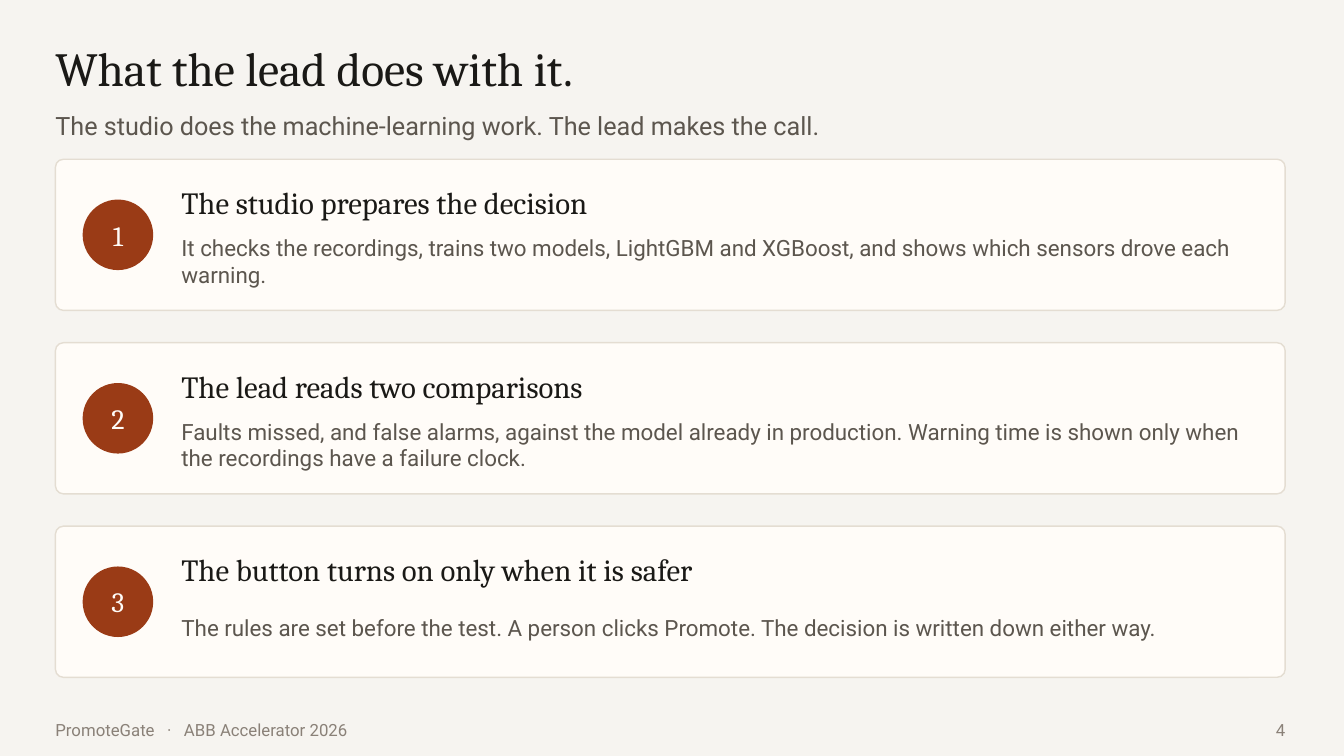
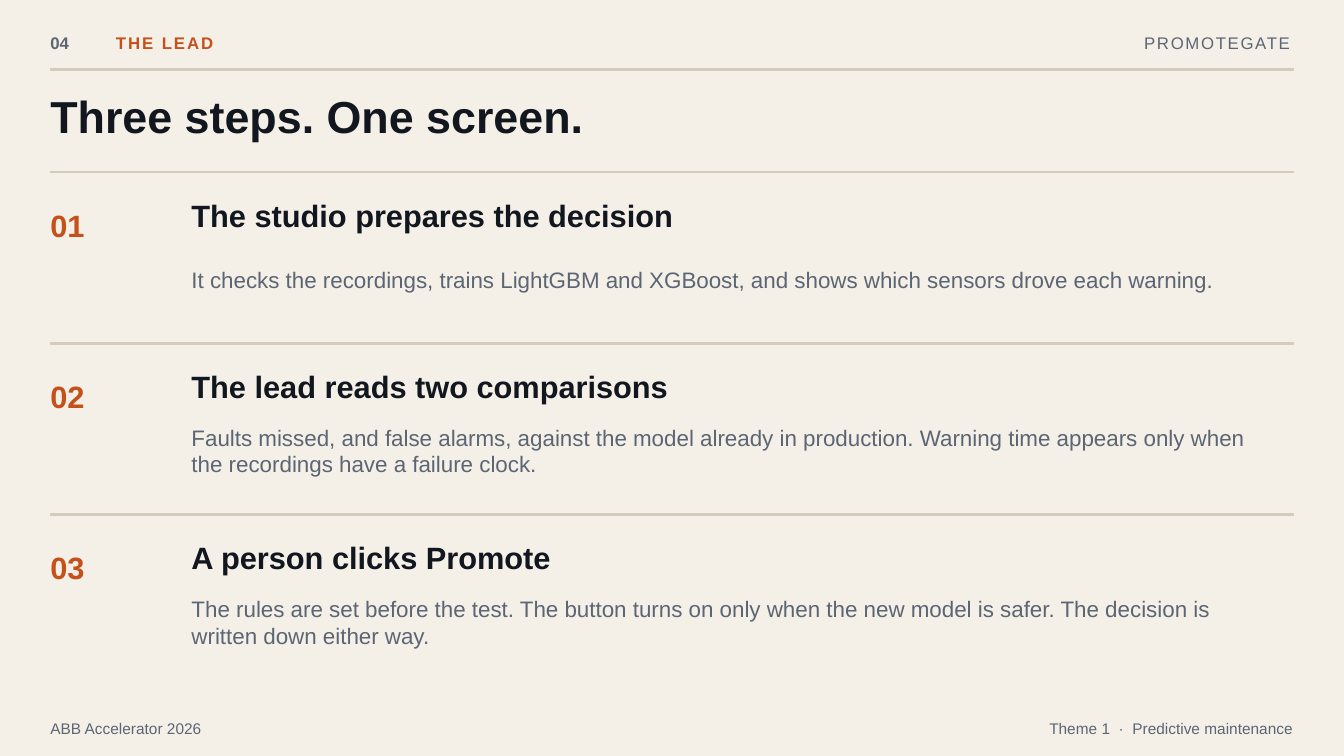
Before and after one commit to dhamariT/promotegate, a slide deck: slide 4 of pitch/PromoteGate-ABB-Accelerator.pptx. Drawn at 1344x756 pixels with LibreOffice and Linux fonts; fonts in the diff are those of the drawing. Boxes give left, top, right and bottom in pixels: in the first picture for what was removed or moved away, otherwise in the second. Text is boxed around its words. In the diff, an @@ line names an element or a change of style, - is before the commit and + after.

```diff
--- a/pitch/PromoteGate-ABB-Accelerator.pptx
+++ b/pitch/PromoteGate-ABB-Accelerator.pptx
@@ background #F6F4F0 to #F4F0E8 @@
@@ text added at (837,28,1291,56), 12 pt, text #5C6573 @@
+PROMOTEGATE
@@ text added at (50,37,69,49), 12 pt, text #5C6573, bold @@
+04
@@ text removed at (55,53,573,87) @@
-What the lead does with it.
@@ text at (116,37,213,49): text changed; size 18 to 12 pt; font Roboto to Arial; text colour #5C564E to #C4501A; bold on @@
-The studio does the machine-learning work. The lead makes the call.
+THE LEAD
@@ rectangle added at (50,69,1294,70), fill #D5CBBC, outline #D5CBBC 1 pt @@
@@ text added at (50,100,583,142), 32 pt, text #12171F, bold @@
+Three steps. One screen.
@@ rectangle added at (50,171,1294,172), fill #D5CBBC, outline #D5CBBC 1 pt @@
@@ rounded rectangle removed at (55,159,1286,311) @@
@@ ellipse removed at (83,200,153,270) @@
@@ text "The studio prepares the decision" at (191,204,673,232): font Cambria to Arial, text colour #1A1916 to #12171F, bold on @@
@@ text "The studio prepares the decision": place and size @@
-text "The studio prepares the decision" at (181,192,587,221)
+text "The studio prepares the decision" at (191,204,673,232)
@@ text added at (50,215,84,238), 22 pt, text #C4501A, bold @@
+01
@@ text removed at (113,227,123,246) @@
-1
@@ text at (191,272,1212,293): text changed; font Roboto to Arial; text colour #5C564E to #5C6573 @@
-It checks the recordings, trains two models, LightGBM and XGBoost, and shows which sensors drove each warning.
+It checks the recordings, trains LightGBM and XGBoost, and shows which sensors drove each warning.
@@ rectangle added at (50,343,1294,344), fill #D5CBBC, outline #D5CBBC 1 pt @@
@@ rounded rectangle removed at (55,343,1286,494) @@
@@ text added at (50,386,84,409), 22 pt, text #C4501A, bold @@
+02
@@ ellipse removed at (83,383,153,454) @@
@@ text "The lead reads two comparisons": place and size @@
-text "The lead reads two comparisons" at (181,376,583,405)
+text "The lead reads two comparisons" at (191,375,668,404)
@@ text "The lead reads two comparisons" at (191,375,668,404): font Cambria to Arial, text colour #1A1916 to #12171F, bold on @@
@@ text removed at (111,410,124,429) @@
-2
@@ text at (191,430,1244,477): text changed; font Roboto to Arial; text colour #5C564E to #5C6573 @@
-Faults missed, and false alarms, against the model already in production. Warning time is shown only when the recordings have a failure clock.
+Faults missed, and false alarms, against the model already in production. Warning time appears only when the recordings have a failure clock.
@@ rectangle added at (50,514,1294,515), fill #D5CBBC, outline #D5CBBC 1 pt @@
@@ rounded rectangle removed at (55,526,1286,678) @@
@@ text at (50,557,84,580): text changed; size 20 to 22 pt; font Cambria to Arial; text colour #FFFCF8 to #C4501A; bold on @@
-3
+03
@@ ellipse removed at (83,567,153,637) @@
@@ text at (191,546,551,575): text changed; font Cambria to Arial; text colour #1A1916 to #12171F; bold on @@
-The button turns on only when it is safer
+A person clicks Promote
@@ text at (191,601,1209,649): text changed; font Roboto to Arial; text colour #5C564E to #5C6573 @@
-The rules are set before the test. A person clicks Promote. The decision is written down either way.
+The rules are set before the test. The button turns on only when the new model is safer. The decision is written down either way.
@@ text at (50,723,201,734): text changed; size 12 to 11 pt; font Roboto to Arial; text colour #8A8178 to #5C6573 @@
-PromoteGate · ABB Accelerator 2026
+ABB Accelerator 2026
@@ text at (1049,723,1292,734): text changed; size 12 to 11 pt; font Roboto to Arial; text colour #8A8178 to #5C6573 @@
-4
+Theme 1 · Predictive maintenance
```
Also in this commit, not shown: 6 other slides changed, 1 slide added, 1 slide removed, 1 other file.
